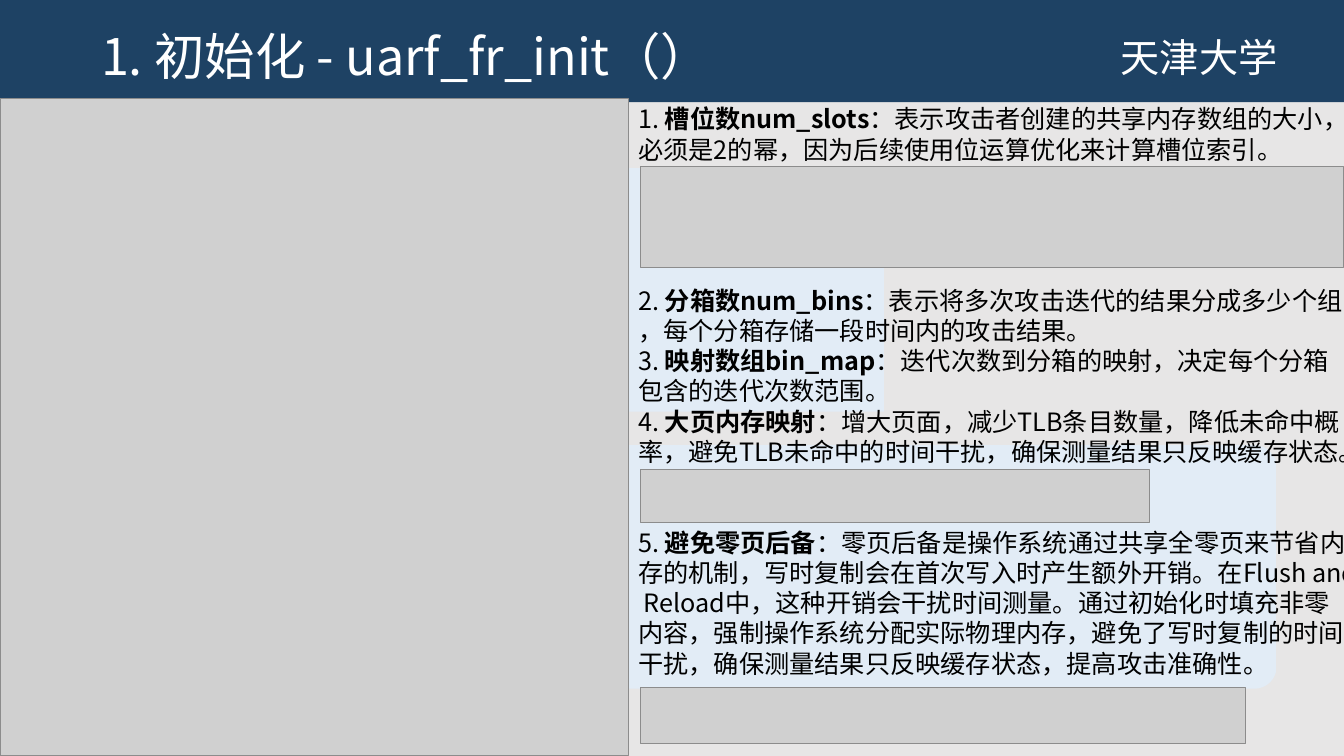
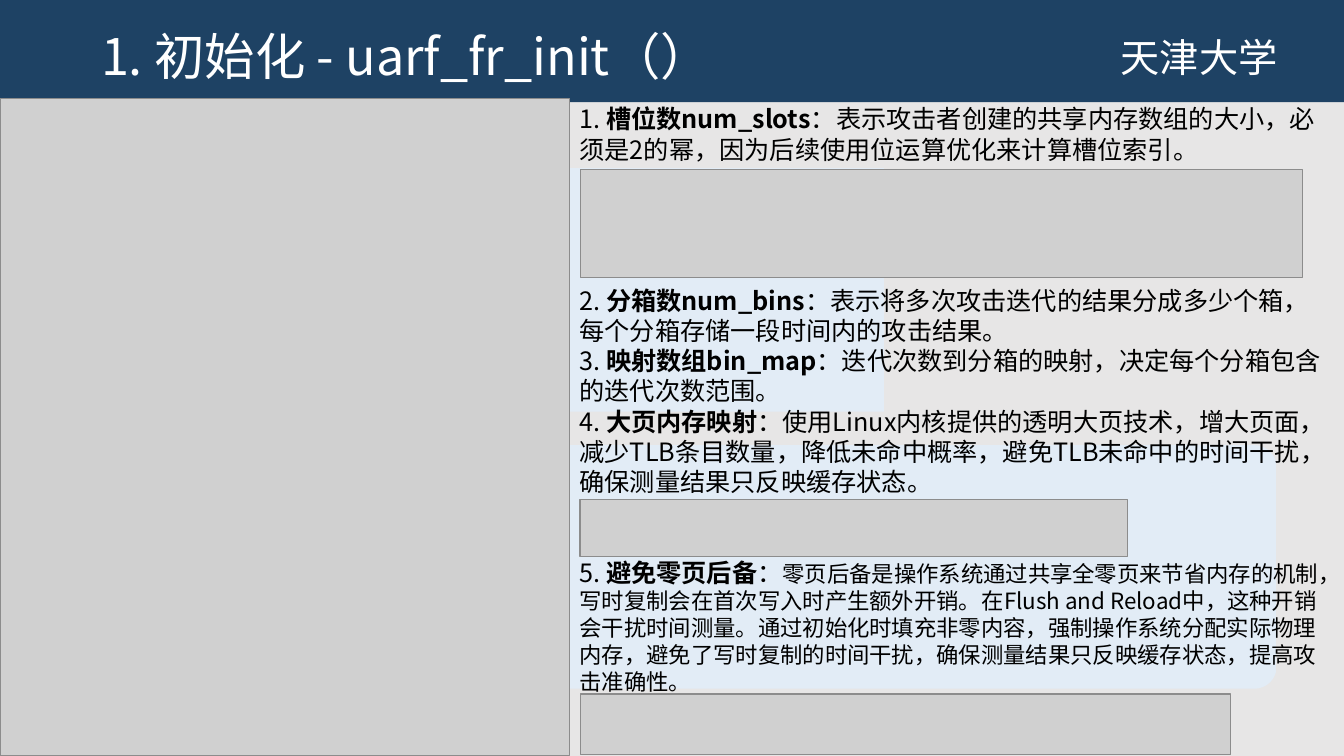
Before and after one commit to JHM2004/amd-microarch-side-channel-testbed, a slide deck: slide 4 of 第2次组会-flush and reload-2026-01-21/第2次组会.pptx. Drawn at 1344x756 pixels with LibreOffice and Linux fonts; fonts in the diff are those of the drawing; grey boxes stand for pictures; background and template pictures are left out. Boxes give left, top, right and bottom in pixels: in the first picture for what was removed or moved away, otherwise in the second. Text is boxed around its words. In the diff, an @@ line names an element or a change of style, - is before the commit and + after.

```diff
--- a/第2次组会-flush and reload-2026-01-21/第2次组会.pptx
+++ b/第2次组会-flush and reload-2026-01-21/第2次组会.pptx
@@ picture: place and size @@
-picture at bbox=[0, 99, 628, 756]
+picture at bbox=[0, 99, 570, 756]
@@ text at bbox=[580, 106, 1341, 695]: text changed @@
-1. 槽位数num_slots：表示攻击者创建的共享内存数组的大小，
-必须是2的幂，因为后续使用位运算优化来计算槽位索引。
-2. 分箱数num_bins：表示将多次攻击迭代的结果分成多少个组
-，每个分箱存储一段时间内的攻击结果。
-3. 映射数组bin_map：迭代次数到分箱的映射，决定每个分箱
-包含的迭代次数范围。
-4. 大页内存映射：增大页面，减少TLB条目数量，降低未命中概
-率，避免TLB未命中的时间干扰，确保测量结果只反映缓存状态。
-5. 避免零页后备：零页后备是操作系统通过共享全零页来节省内
-存的机制，写时复制会在首次写入时产生额外开销。在Flush and
-Reload中，这种开销会干扰时间测量。通过初始化时填充非零
-内容，强制操作系统分配实际物理内存，避免了写时复制的时间
-干扰，确保测量结果只反映缓存状态，提高攻击准确性。
+1. 槽位数num_slots：表示攻击者创建的共享内存数组的大小，必须是2的幂，因为后续使用位运算优化来计算槽位索引。
+2. 分箱数num_bins：表示将多次攻击迭代的结果分成多少个箱，每个分箱存储一段时间内的攻击结果。
+3. 映射数组bin_map：迭代次数到分箱的映射，决定每个分箱包含的迭代次数范围。
+4. 大页内存映射：使用Linux内核提供的透明大页技术，增大页面，减少TLB条目数量，降低未命中概率，避免TLB未命中的时间干扰，确保测量结果只反映缓存状态。
+5. 避免零页后备：零页后备是操作系统通过共享全零页来节省内存的机制，写时复制会在首次写入时产生额外开销。在Flush and Reload中，这种开销会干扰时间测量。通过初始化时填充非零内容，强制操作系统分配实际物理内存，避免了写时复制的时间干扰，确保测量结果只反映缓存状态，提高攻击准确性。
@@ picture: place and size @@
-picture at bbox=[640, 166, 1344, 267]
+picture at bbox=[580, 169, 1302, 277]
@@ picture: place and size @@
-picture at bbox=[640, 470, 1149, 522]
+picture at bbox=[580, 500, 1128, 557]
@@ picture: place and size @@
-picture at bbox=[640, 688, 1245, 744]
+picture at bbox=[580, 695, 1231, 755]
```
Also in this commit, not shown: 3 other slides changed, 2 other files.
